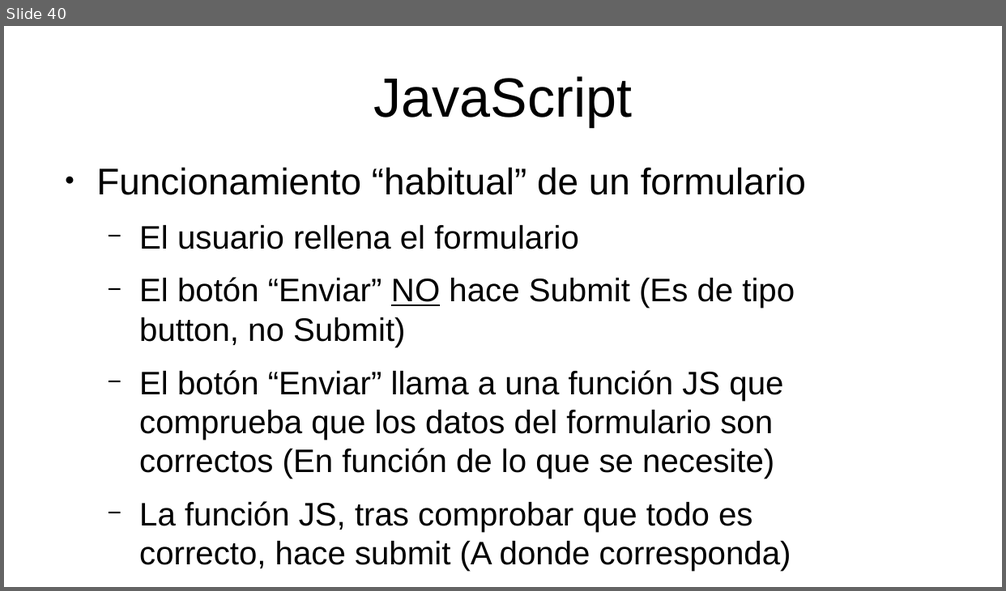
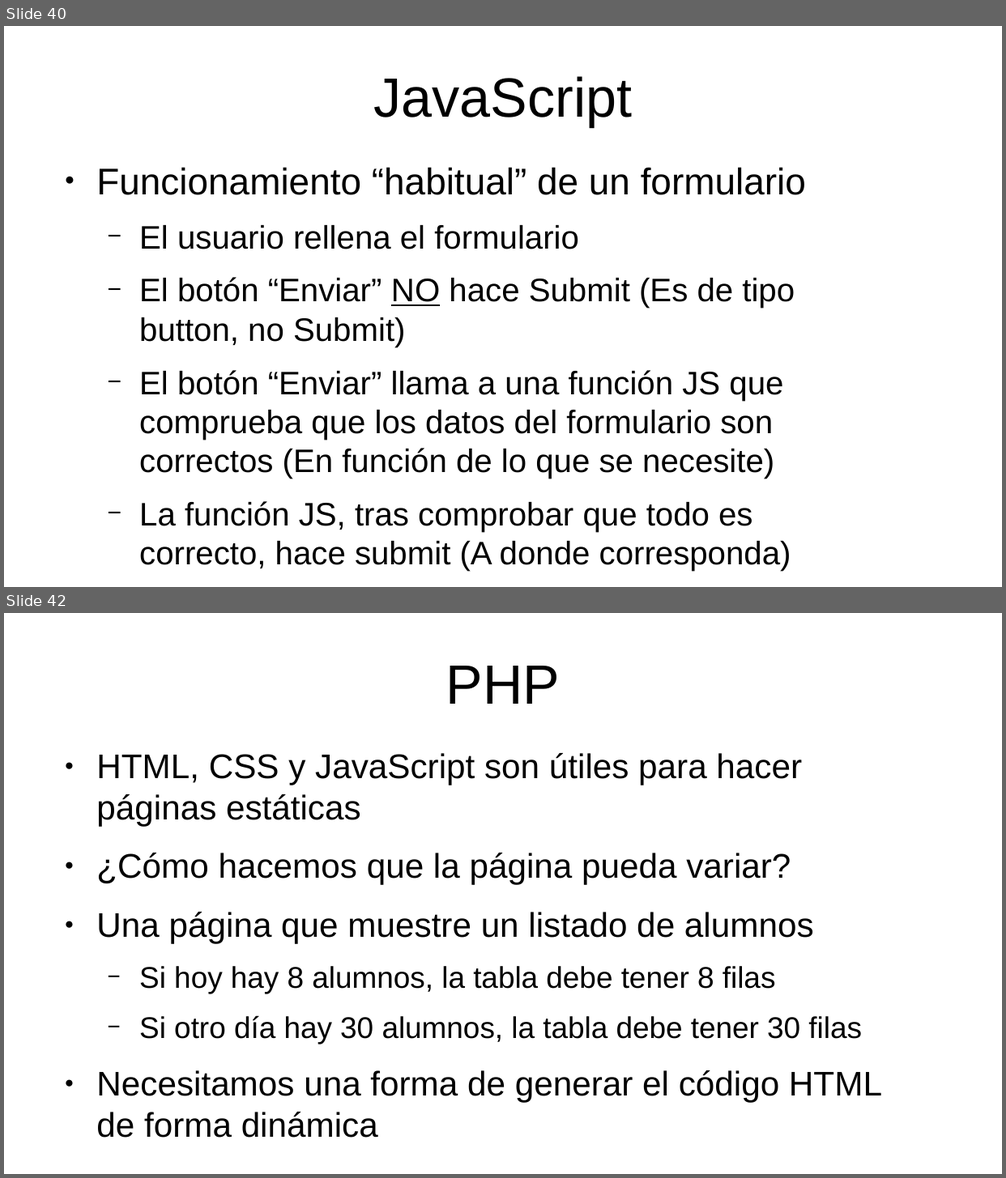
Before and after one commit to mikel-egana-aranguren/EHU-SGSSI-01, a slide deck: SistemasWeb/SistemasWeb.odp. Shown one above the other, each under a label of ours: slide 40 before the commit, slides 40 and 42 after it; the slides between them are not shown. The pictures are 1006x591 and 1006x1178 pixels, drawn with LibreOffice and Linux fonts; fonts in the diff are those of the drawing; background and template pictures are left out. Boxes give left, top, right and bottom in pixels: in the first picture for what was removed or moved away, otherwise in the second. Text is boxed around its words. In the diff, an @@ line names an element or a change of style, - is before the commit and + after.

```diff
--- a/SistemasWeb/SistemasWeb.odp
+++ b/SistemasWeb/SistemasWeb.odp
@@ slide 42 added at (x1=4, y1=613, x2=1002, y2=1174), background #FFFFFF @@
@@ title added at (x1=446, y1=666, x2=560, y2=704), 44 pt, text #000000 @@
+PHP
@@ text added at (x1=96, y1=753, x2=882, y2=1138), 27.2 pt, text #000000 @@
+● HTML, CSS y JavaScript son útiles para hacer páginas estáticas
+● ¿Cómo hacemos que la página pueda variar?
+● Una página que muestre un listado de alumnos
+  − Si hoy hay 8 alumnos, la tabla debe tener 8 filas
+  − Si otro día hay 30 alumnos, la tabla debe tener 30 filas
+● Necesitamos una forma de generar el código HTML de forma dinámica
```
Also in this commit, not shown: 17 other slides added, 20 other files.
